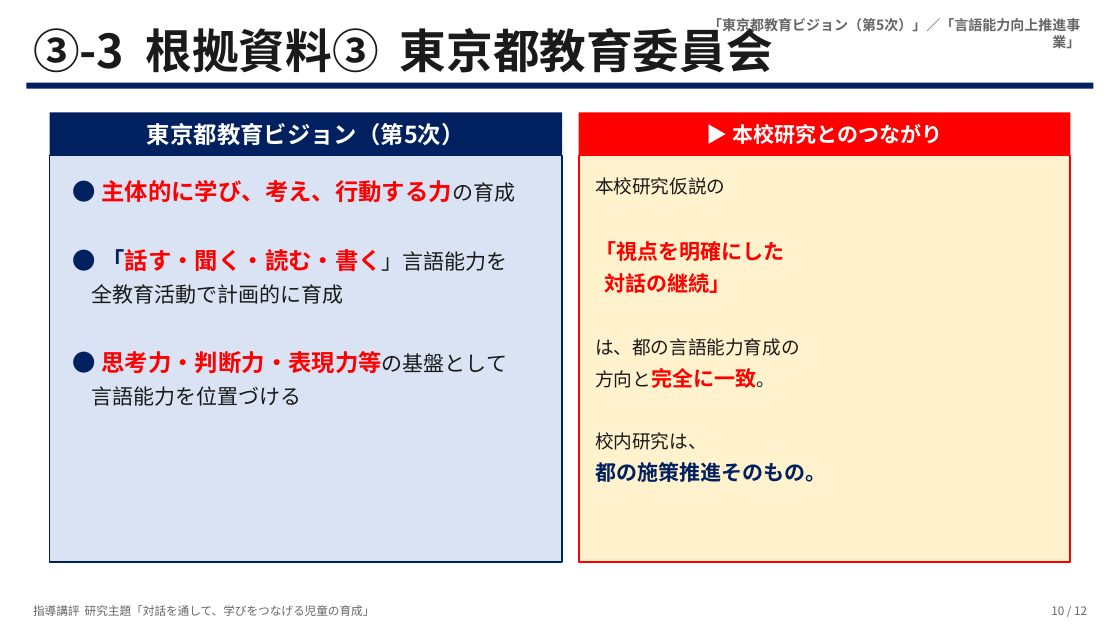
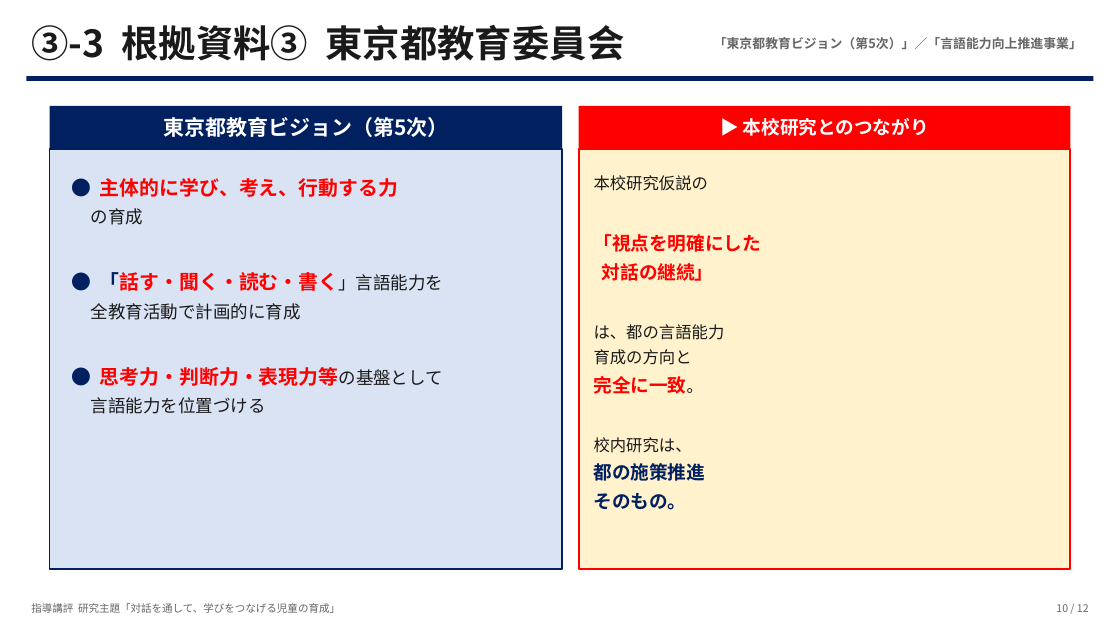
Before and after one commit to contynet730-star/con30, a slide deck: slide 10 of 指導講評_対話を通して学びをつなげる児童.pptx. Drawn at 1120x630 pixels with LibreOffice and Linux fonts; fonts in the diff are those of the drawing. Boxes give left, top, right and bottom in pixels: in the first picture for what was removed or moved away, otherwise in the second. Text is boxed around its words. In the diff, an @@ line names an element or a change of style, - is before the commit and + after.

```diff
--- a/指導講評_対話を通して学びをつなげる児童.pptx
+++ b/指導講評_対話を通して学びをつなげる児童.pptx
@@ text "③-3 根拠資料③ 東京都教育委員会" at (x1=31, y1=25, x2=624, y2=61): size 40 to 32 pt @@
@@ text "「東京都教育ビジョン（第5次）」／「言語能力向上推進事業」" moved from (x1=708, y1=18, x2=1080, y2=49) to (x1=714, y1=37, x2=1082, y2=49) @@
@@ text "「東京都教育ビジョン（第5次）」／「言語能力向上推進事業」" at (x1=714, y1=37, x2=1082, y2=49): size 12 to 11 pt @@
@@ text "東京都教育ビジョン（第5次）" at (x1=163, y1=117, x2=448, y2=137): size 20 to 18 pt @@
@@ 3 rectangles, 2 texts moved together from (x1=26, y1=82, x2=1093, y2=155) to (x1=26, y1=76, x2=1093, y2=149) @@
@@ text "▶ 本校研究とのつながり" at (x1=743, y1=118, x2=929, y2=136): size 18 to 16 pt @@
@@ rectangle resized from (x1=50, y1=155, x2=562, y2=562) to (x1=50, y1=149, x2=562, y2=569) @@
@@ rectangle resized from (x1=579, y1=155, x2=1070, y2=562) to (x1=579, y1=149, x2=1070, y2=569) @@
@@ text at (x1=91, y1=178, x2=398, y2=225): text changed; size 20 to 17 pt @@
-● 主体的に学び、考え、行動する力の育成
+● 主体的に学び、考え、行動する力
+の育成
@@ text at (x1=594, y1=175, x2=761, y2=453): size 16 to 14 pt in "本校研究仮説の", "校内研究は、"; size 18 to 16 pt in "「視点を明確にした", "対話の継続」" @@
@@ text at (x1=91, y1=272, x2=443, y2=414): size 20 to 17 pt in "● 「話す・聞く・読む・書く」言語能力を", "● 思考力・判断力・表現力等の基盤として"; size 18 to 15 pt in "「話す・聞く・読む・書く」言語能力を", "全教育活動で計画的に育成", "思考力・判断力・表現力等の基盤として", "言語能力を位置づける"; line spacing 1.3 to 1.35 @@
@@ text at (x1=594, y1=324, x2=725, y2=394): text changed; size 16 to 14 pt @@
-は、都の言語能力育成の
-方向と完全に一致。
+は、都の言語能力
+育成の方向と
+完全に一致。
@@ text at (x1=594, y1=463, x2=706, y2=510): text changed; size 18 to 16 pt @@
-都の施策推進そのもの。
+都の施策推進
+そのもの。
@@ text "指導講評 研究主題「対話を通して、学びをつなげる児童の育成」" at (x1=31, y1=603, x2=340, y2=613): size 10 to 9 pt @@
@@ text "10 / 12" at (x1=1056, y1=604, x2=1089, y2=612): size 10 to 9 pt @@
```
Also in this commit, not shown: 11 other slides changed.
